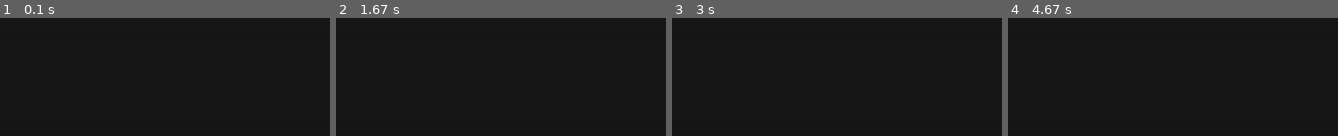
Above: before the commit, frames 1-4 (left to right).
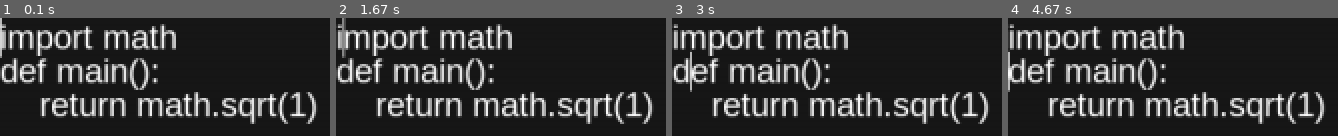
Above: after the commit, the same moments.

Repository: jonasek369/pygame-text-editor
Game: pygame game, started from main.py
Same seed, same stepped clock (60 frames per second), same inputs: the game is played once before the commit and once after it.
Inputs:
- Up to frame 1 (0.1 s): no input
- Up to frame 2 (1.67 s): tap Space at 0.33 s; hold Right 0.67-1.13 s; hold Up 1.17-1.63 s
- Up to frame 3 (3 s): hold Right 1.67-2.13 s; hold Left 2.17-2.7 s; hold Down from 2.73 s (still down)
- Up to frame 4 (4.67 s): release Down at 3.03 s; hold Left 3.07-3.47 s; hold Up 3.5-3.87 s; hold Down from 4.57 s (still down)

The runs differ from the first frame. In frame 1, 21% of the frame differs, in the area x 0-96%, y 0-90%; in frame 2, 21%; in frame 3, 21%; in frame 4, 21%.

Commit message:
added rendering of text and the cursor

Diff:
--- a/main.py
+++ b/main.py
@@ -8,11 +8,18 @@
 settings = None
 default_settings = {
     "font": "Arial",
-    "font-size": 12,
+    "font-size": 24,
+    "font-antialias": True,
     "window-resizable": True,
     "window-resolution": [1280, 720],
-    "color-background": [24, 24, 24]
+    "window-refreshrate": 240,
+    "color-background": [24, 24, 24],
+    "color-text": [255, 255, 255]
 }
+
+# load aliases for easier and more readable use
+vec2 = pygame.math.Vector2
+vec3 = pygame.math.Vector3
 
 # loads users settings
 try:
@@ -30,20 +37,105 @@
         default_settings.get(key_name)
 
 
-text_renderer = pygame.font.SysFont(get_setting("font"), get_setting("font-size"))
+BACKGROUND = get_setting("color-background")
+FPS = get_setting("window-refreshrate")
 
-if get_setting("window-resizable"):
-    screen = pygame.display.set_mode(get_setting("window-resolution"), pygame.RESIZABLE)
-else:
-    screen = pygame.display.set_mode(get_setting("window-resolution"))
 
-running = True
+class TextWindow:
+    def __init__(self, screen):
+        fontsize = get_setting("font-size")
+        self.textresolutin = vec2(screen.get_width() / fontsize, screen.get_height() / fontsize)
 
-BACKGROUND = get_setting("color-background")
 
-while running:
-    screen.fill(BACKGROUND)
-    for event in pygame.event.get():
-        if event.type == pygame.QUIT:
-            running = False
-    pygame.display.flip()
+# problem of pygame vector is that their floats so they cant be used as indexes into buffer so using this
+class vec2i:
+    def __init__(self, x0=0, y0=0):
+        self.x: int = x0
+        self.y: int = y0
+
+
+class Cursor:
+    def __init__(self):
+        self.pos = vec2i(0, 0)
+        self.scroll = vec2i(0, 0)
+
+
+class Buffer:
+    def __init__(self):
+        self.data = ["import math", "def main():", "    return math.sqrt(1)"]
+
+
+class Editor:
+    def __init__(self):
+        self.text_renderer = pygame.font.SysFont(get_setting("font"), get_setting("font-size"))
+        self.clock = pygame.time.Clock()
+
+        if get_setting("window-resizable"):
+            self.screen = pygame.display.set_mode(get_setting("window-resolution"), pygame.RESIZABLE)
+        else:
+            self.screen = pygame.display.set_mode(get_setting("window-resolution"))
+
+        self.running = True
+
+        self.window = TextWindow(self.screen)
+        self.buffer = Buffer()
+        self.cursor = Cursor()
+
+    def start(self):
+        self.loop()
+
+    def draw_buffer(self):
+        size = get_setting("font-size")
+        # draw cursor
+        text = self.buffer.data[self.cursor.pos.y][:self.cursor.pos.x]
+        pre_render = self.text_renderer.render(text, get_setting("font-antialias"), get_setting("color-text"))
+        pygame.draw.line(self.screen, get_setting("color-text"),
+                         [pre_render.get_width(), self.cursor.pos.y * size],
+                         [pre_render.get_width(), (self.cursor.pos.y * size) + pre_render.get_height()]
+                         )
+        self.cursor.pos.x = len(text)
+
+        # draw buffer
+        for pos, line in enumerate(self.buffer.data):
+            render = self.text_renderer.render(line, get_setting("font-antialias"), get_setting("color-text"))
+            self.screen.blit(render, (0, pos * size))
+
+    def handle_texinput_event(self, event: pygame.event.Event):
+        pass
+
+    def handle_key_event(self, event: pygame.event.Event):
+        if event.key == pygame.K_UP:
+            if not self.cursor.pos.y <= 0:
+                self.cursor.pos.y -= 1
+        if event.key == pygame.K_DOWN:
+            self.cursor.pos.y += 1
+
+        # add newline to the buffer
+        for i in range(self.cursor.pos.y - len(self.buffer.data)+1):
+            self.buffer.data.append("")
+
+        if event.key == pygame.K_LEFT:
+            if not self.cursor.pos.x <= 0:
+                self.cursor.pos.x -= 1
+        if event.key == pygame.K_RIGHT:
+            if len(self.buffer.data[self.cursor.pos.y]) >= self.cursor.pos.x + 1:
+                self.cursor.pos.x += 1
+
+    def loop(self):
+        while self.running:
+            self.screen.fill(BACKGROUND)
+            for event in pygame.event.get():
+                if event.type == pygame.QUIT:
+                    self.running = False
+                if event.type == pygame.TEXTINPUT:
+                    self.handle_texinput_event(event)
+                if event.type == pygame.KEYDOWN:
+                    self.handle_key_event(event)
+            self.draw_buffer()
+            pygame.display.flip()
+            self.clock.tick(FPS)
+
+
+if __name__ == '__main__':
+    e = Editor()
+    e.start()
--- a/settings/editor.json
+++ b/settings/editor.json
@@ -1,7 +1,10 @@
 {
     "font": "Arial",
-    "font-size": 12,
+    "font-size": 24,
+    "font-antialias": true,
     "window-resizable": true,
     "window-resolution": [1280, 720],
-    "color-background": [24, 24, 24]
+    "window-refreshrate": 240,
+    "color-background": [24, 24, 24],
+    "color-text": [255, 255, 255]
 }
